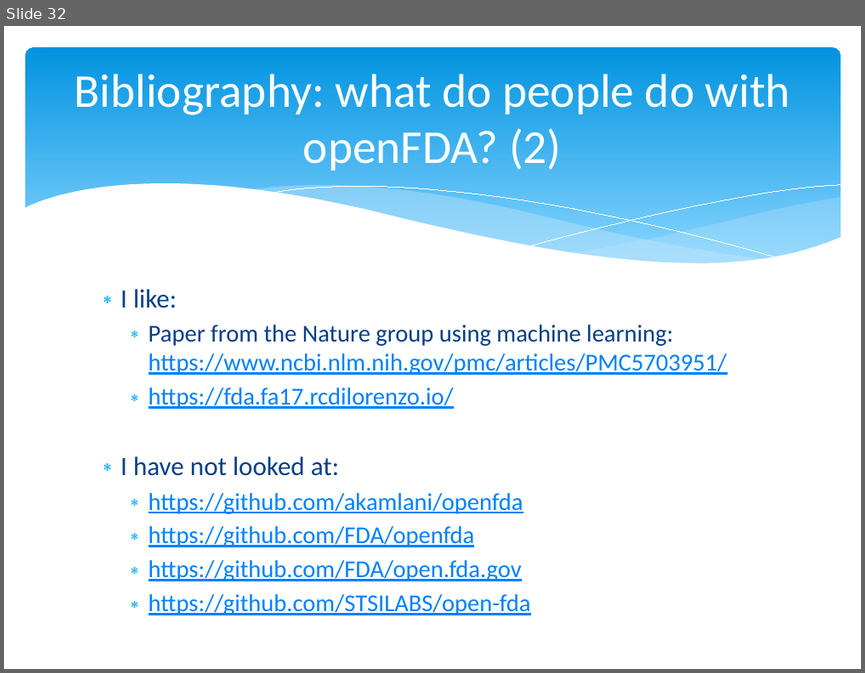
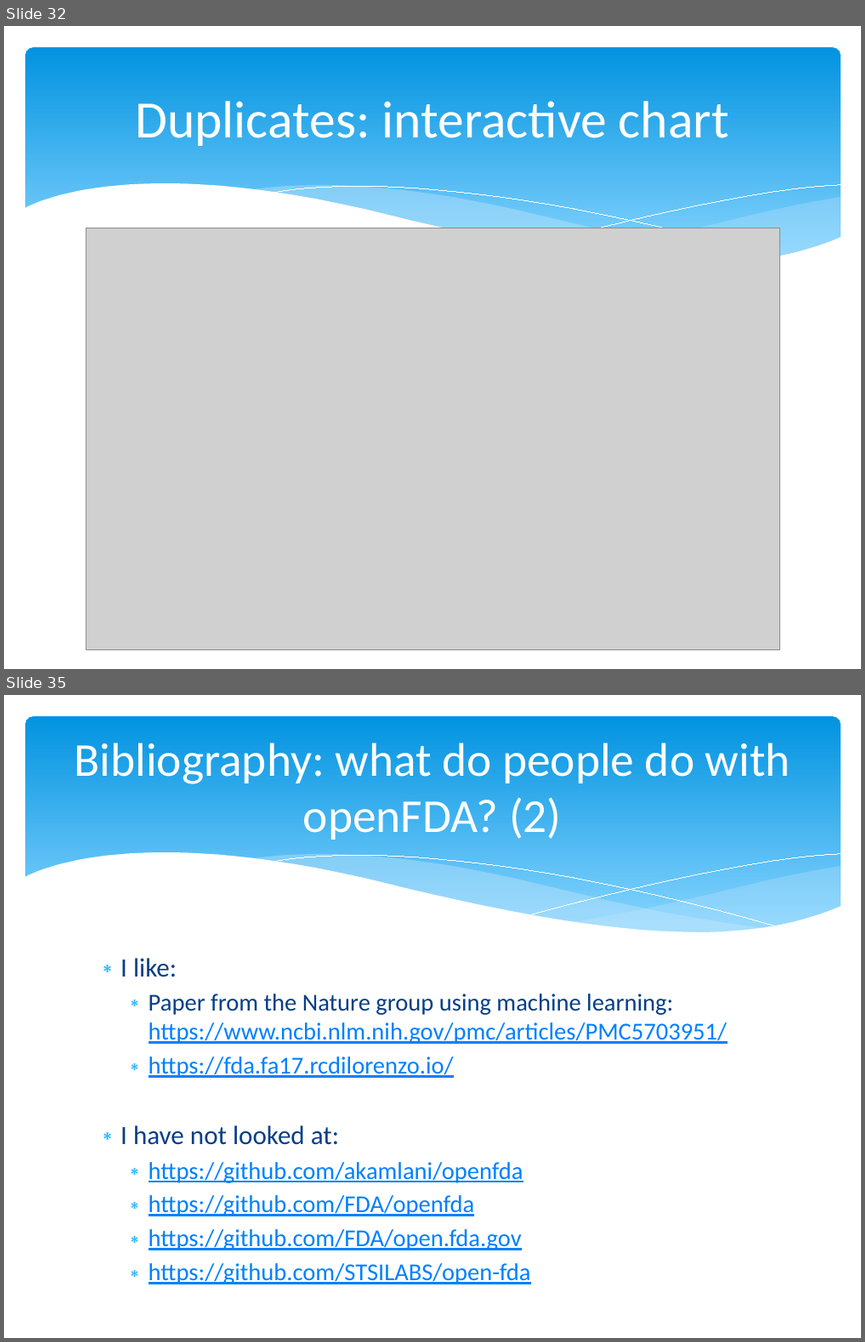
Before and after one commit to agendrin/myProject, a slide deck: 2018_09_10_Presentation.pptx. Shown one above the other, each under a label of ours: slide 32 before the commit, slides 32 and 35 after it; the slides between them are not shown. The pictures are 865x673 and 865x1342 pixels, drawn with LibreOffice and Linux fonts; fonts in the diff are those of the drawing; grey boxes stand for pictures. Boxes give left, top, right and bottom in pixels: in the first picture for what was removed or moved away, otherwise in the second. Text is boxed around its words. In the diff, an @@ line names an element or a change of style, - is before the commit and + after.

```diff
--- a/2018_09_10_Presentation.pptx
+++ b/2018_09_10_Presentation.pptx
@@ slide 32 added at bbox=[4, 26, 861, 669], background #FFFFFF; not listed: 6 template elements that a slide beside it also shows @@
@@ title added at bbox=[135, 101, 729, 146], 44 pt, text #FFFFFF @@
+Duplicates: interactive chart
@@ picture added at bbox=[86, 228, 779, 650] @@
@@ what was slide 32 is now slide 35 @@
```
Also in this commit, not shown: 8 slides changed, 15 other slides added, 12 slides removed.
